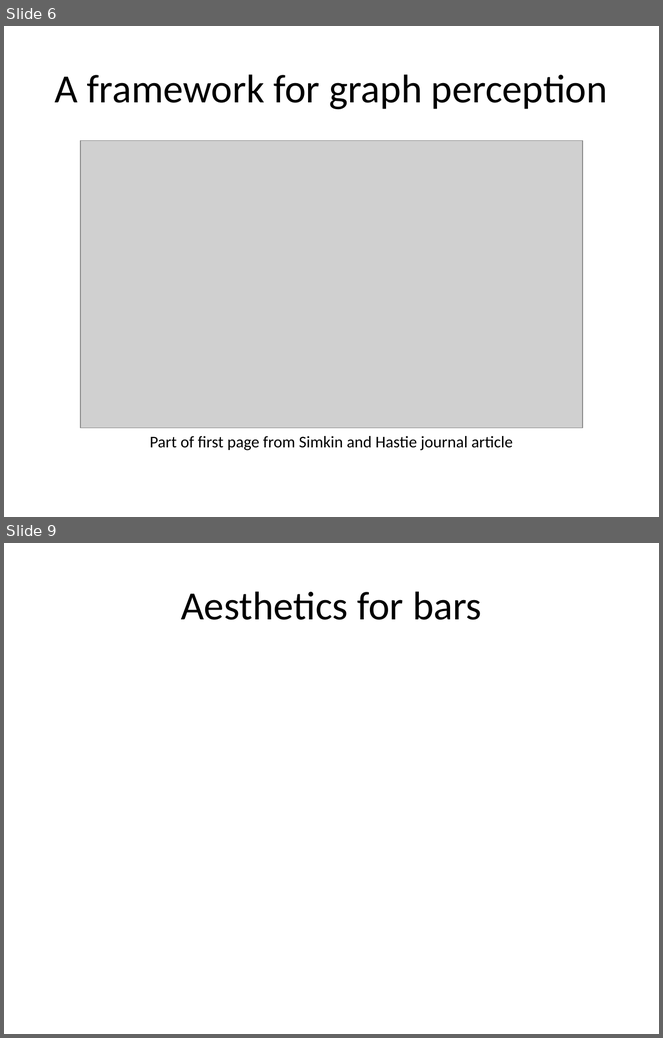
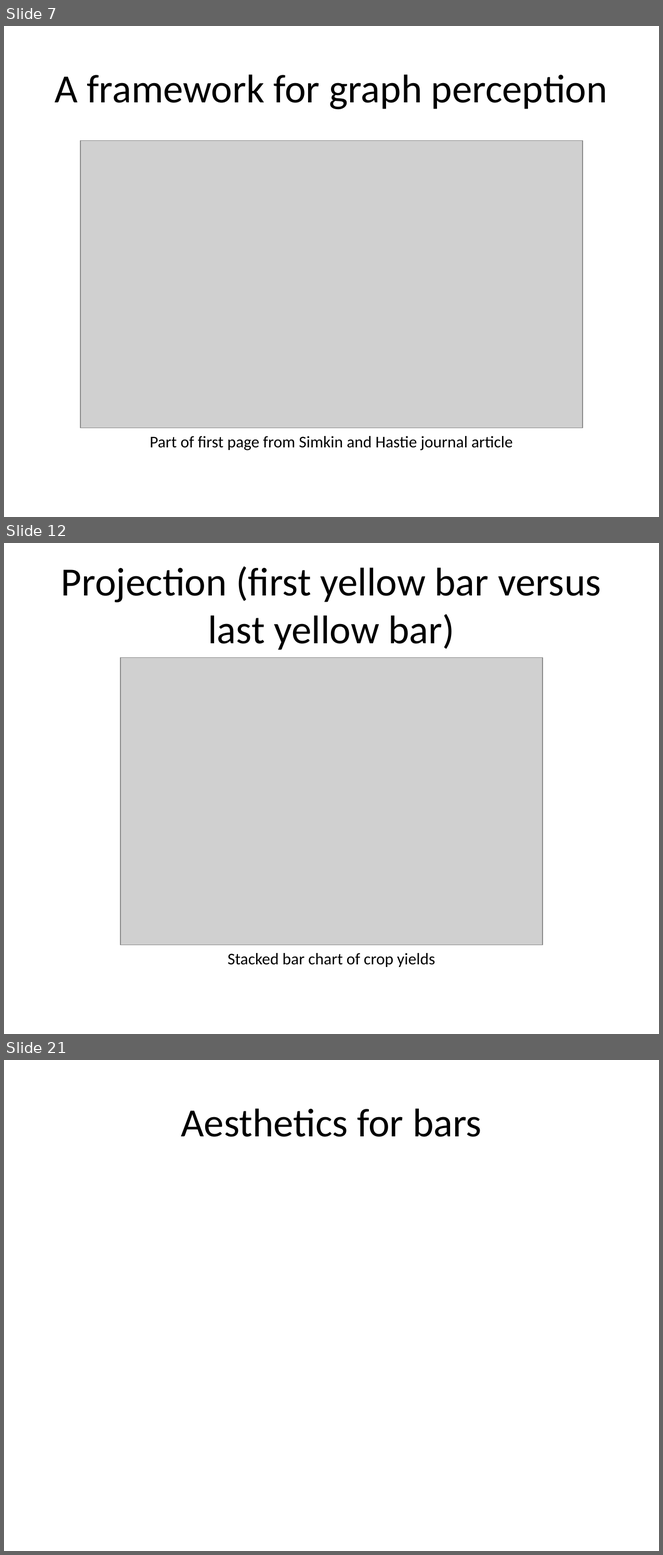
Before and after one commit to pmean/data-visualization, a slide deck: src/data-visualization-02-bars.pptx. Shown one above the other, each under a label of ours: slides 6 and 9 before the commit, slides 7, 12 and 21 after it; the slides between them are not shown. The pictures are 663x1038 and 663x1555 pixels, drawn with LibreOffice and Linux fonts; fonts in the diff are those of the drawing; grey boxes stand for pictures. Boxes give left, top, right and bottom in pixels: in the first picture for what was removed or moved away, otherwise in the second. Text is boxed around its words. In the diff, an @@ line names an element or a change of style, - is before the commit and + after.

```diff
--- a/src/data-visualization-02-bars.pptx
+++ b/src/data-visualization-02-bars.pptx
@@ slide 12 added at box(4, 543, 659, 1034), background #FFFFFF @@
@@ title added at box(61, 566, 601, 650), 44 pt, text #000000 @@
+Projection (first yellow bar versus last yellow bar)
@@ picture added at box(120, 657, 543, 945) @@
@@ text added at box(228, 953, 435, 967), 18 pt, text #000000 @@
+Stacked bar chart of crop yields
@@ what was slide 6 is now slide 7 @@
@@ what was slide 9 is now slide 21 @@
```
Also in this commit, not shown: 2 slides changed, 12 other slides added, 1 slide removed, 10 other files.
